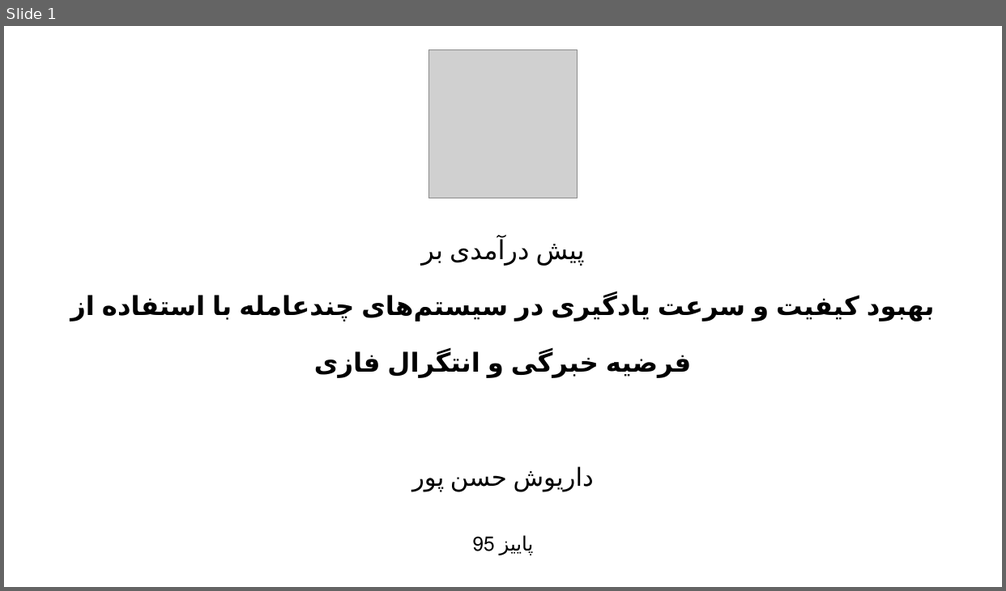
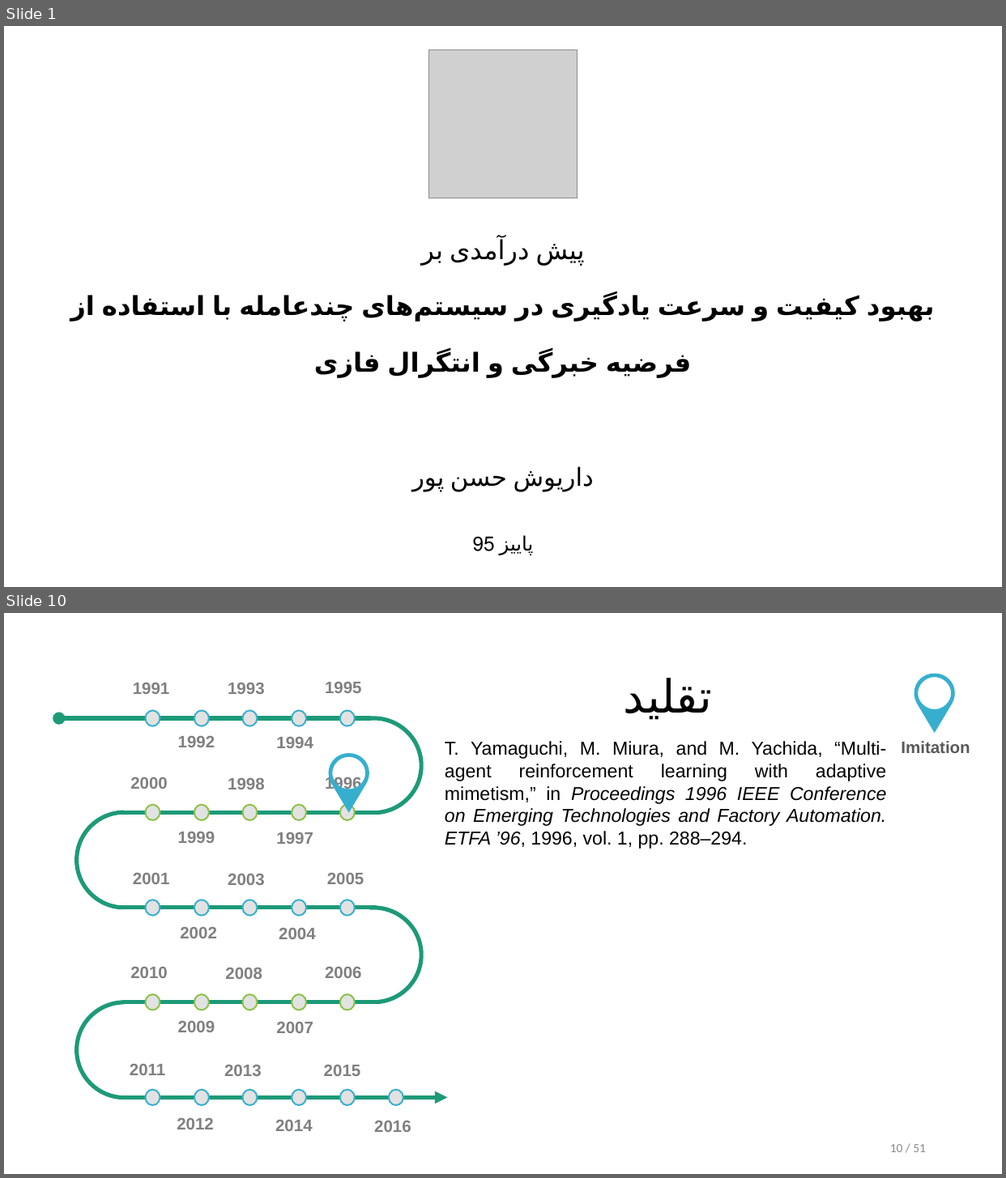
Before and after one commit to alphamarket/defence.pres, a slide deck: defence.pptx. Shown one above the other, each under a label of ours: slide 1 before the commit, slides 1 and 10 after it; the slides between them are not shown. The pictures are 1006x591 and 1006x1178 pixels, drawn with LibreOffice and Linux fonts; fonts in the diff are those of the drawing; grey boxes stand for pictures. Boxes give left, top, right and bottom in pixels: in the first picture for what was removed or moved away, otherwise in the second. Text is boxed around its words. In the diff, an @@ line names an element or a change of style, - is before the commit and + after.

```diff
--- a/defence.pptx
+++ b/defence.pptx
@@ slide 10 added at <box>4,613,1002,1174</box>, background #FFFFFF @@
@@ title added at <box>624,678,713,720</box>, 44 pt, text #000000 @@
+تقلید
@@ freeform shape added at <box>914,674,955,734</box>, fill #36AFCE @@
@@ freeform shape added at <box>329,753,369,813</box>, fill #36AFCE @@
@@ text added at <box>445,741,886,849</box>, 18 pt, text #000000 @@
+T. Yamaguchi, M. Miura, and M. Yachida, “Multi-agent reinforcement learning with adaptive mimetism,” in Proceedings 1996 IEEE Conference on Emerging Technologies and Factory Automation. ETFA ’96, 1996, vol. 1, pp. 288–294.
@@ text added at <box>901,741,970,753</box>, 16 pt, text #595959, bold @@
+Imitation
@@ group added at <box>58,682,447,1132</box>: 26 texts, 26 ellipses, 4 arc (boxed as its full ellipse)s, 3 lines, 2 arrows @@
+1991
+1992
+1993
+1994
+1995
+2000
+1999
+1998
+1997
+1996
+2001
+2002
+2003
+2004
+2005
+2010
+2009
+2008
+2007
+2006
+2011
+2012
+2013
+2014
+2015
+2016
@@ page number added at <box>890,1144,926,1152</box>, 12 pt, text #8C8C8C @@
+10 / 51
```
Also in this commit, not shown: 3 slides changed, 47 other slides added.
